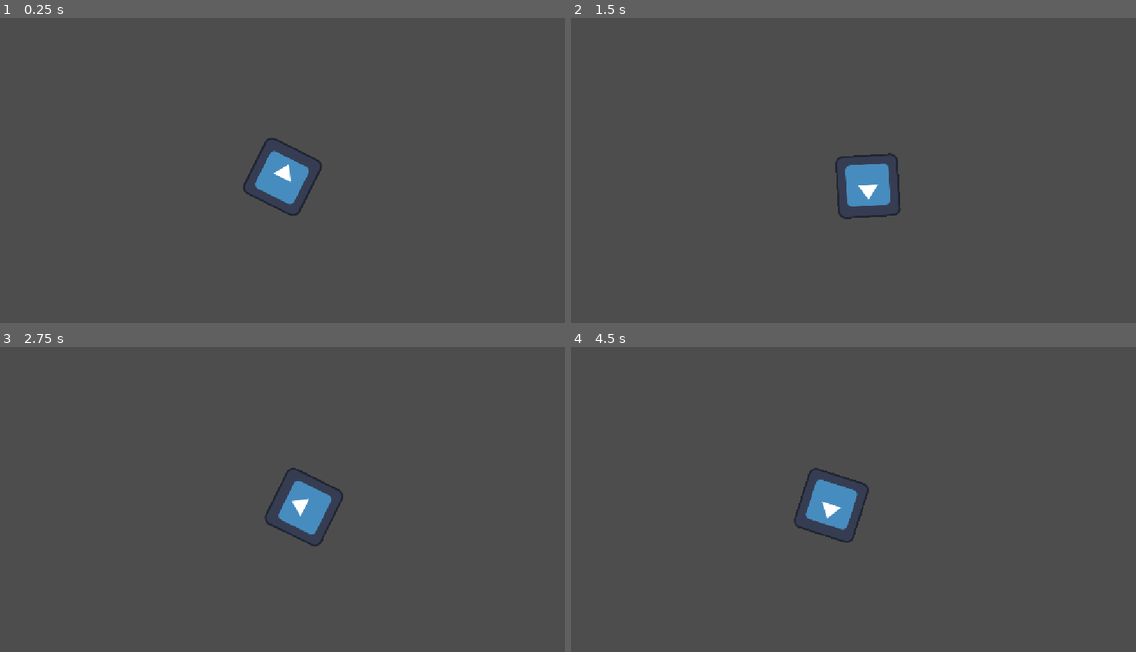
Above: before the commit, frames 1-4 (two rows, left to right).
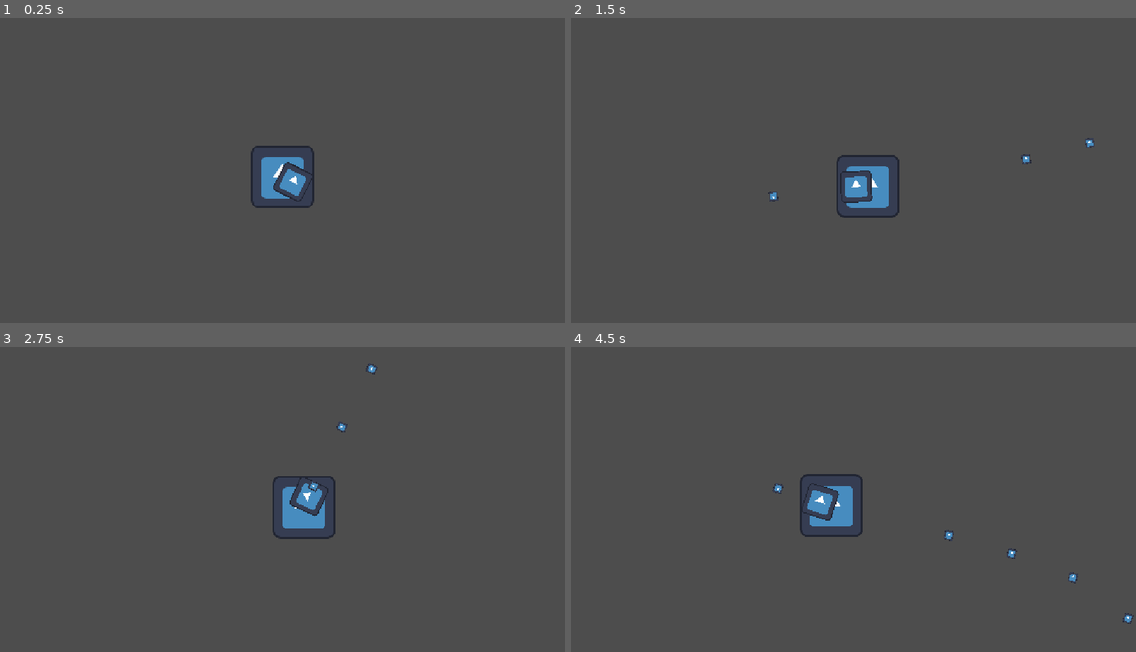
Above: after the commit, the same moments.

Repository: Minkqwqw/abyssal-survival-the-game
Game: Godot game, scene res://Scenes/player.tscn
Same seed, same stepped clock (60 frames per second), same inputs: the game is played once before the commit and once after it. The engine's default icon, where the game draws it, is replaced by a stand-in: a white triangle on a blue panel in a dark square.
Inputs (mouse positions are in pixels of both pictures, inside the frame that each line leads up to):
- Up to frame 1 (0.25 s): no input
- Up to frame 2 (1.5 s): tap Enter at 0.5 s; move the mouse to (977, 161) at 0.52 s; press the mouse at (977, 161) at 0.53 s; hold D (move_right) 0.53-1.28 s; tap Space (dash) at 0.6 s; move the mouse to (740, 191) at 1.27 s; release the mouse at (740, 191) at 1.28 s; hold S (move_down) from 1.28 s (still down); click (740, 191) at 1.35 s
- Up to frame 3 (2.75 s): tap Space (dash) at 1.55, 2.1 s; move the mouse to (339, 435) at 2.02 s; release S (move_down) at 2.03 s; press the mouse at (339, 435) at 2.03 s; hold D (move_right) from 2.03 s (still down)
- Up to frame 4 (4.5 s): move the mouse to (825, 569) at 2.77 s; release D (move_right) at 2.78 s; release the mouse at (825, 569) at 2.78 s; hold W (move_up) 2.78-3.53 s; click (825, 569) at 2.85 s; tap Space (dash) at 3.05, 3.6 s; move the mouse to (1023, 554) at 3.52 s; press the mouse at (1023, 554) at 3.53 s; hold A (move_left) from 3.53 s (still down); move the mouse to (684, 456) at 4.27 s; release the mouse at (684, 456) at 4.28 s; click (684, 456) at 4.35 s

The runs differ from the first frame. In frame 1, 1.0% of the frame differs, in the area x 43-57%, y 39-65%; in frame 2, 0.7%; in frame 3, 1.1%; in frame 4, 1.1%, in the area x 35-100%, y 39-91%.

Commit message:
buat player, ada senjata dan bisa nembak dari senjata

Diff:
--- a/Scenes/bullet.tscn
+++ b/Scenes/bullet.tscn
@@ -6,6 +6,8 @@
 [sub_resource type="CircleShape2D" id="CircleShape2D_w85yv"]
 
 [node name="Bullet" type="Area2D" unique_id=1159597461]
+collision_layer = 4
+collision_mask = 2
 script = ExtResource("1_oduel")
 
 [node name="Sprite2D" type="Sprite2D" parent="." unique_id=1035827738]
--- a/Scenes/player.tscn
+++ b/Scenes/player.tscn
@@ -1,16 +1,15 @@
 [gd_scene format=3 uid="uid://dj0yny2jftfsa"]
 
 [ext_resource type="Script" uid="uid://ddjam7fv4in81" path="res://Scripts/player.gd" id="1_v0iea"]
-[ext_resource type="Texture2D" uid="uid://c8axh4efoy0rv" path="res://icon.svg" id="2_cvnsp"]
+[ext_resource type="PackedScene" uid="uid://457isggc8spn" path="res://Scenes/weapon.tscn" id="2_6t5aa"]
+[ext_resource type="Texture2D" uid="uid://c8axh4efoy0rv" path="res://icon.svg" id="3_vgqql"]
 
 [sub_resource type="RectangleShape2D" id="RectangleShape2D_vr4ea"]
 size = Vector2(104, 90)
 
-[node name="Player" type="CharacterBody2D" unique_id=1403116106]
+[node name="Player" type="CharacterBody2D" unique_id=1403116106 groups=["player"]]
 script = ExtResource("1_v0iea")
-
-[node name="Sprite2D" type="Sprite2D" parent="." unique_id=39701378]
-texture = ExtResource("2_cvnsp")
+weapon_scene = ExtResource("2_6t5aa")
 
 [node name="CollisionShape2D" type="CollisionShape2D" parent="." unique_id=1486630122]
 shape = SubResource("RectangleShape2D_vr4ea")
@@ -19,8 +18,10 @@
 
 [node name="DashCooldown" type="Timer" parent="." unique_id=1263136845]
 
-[node name="Muzzle" type="Marker2D" parent="." unique_id=1649043597]
-position = Vector2(30, 0)
-
 [node name="Camera2D" type="Camera2D" parent="." unique_id=228376045]
 position_smoothing_enabled = true
+
+[node name="Sprite2D" type="Sprite2D" parent="." unique_id=2050214166]
+texture = ExtResource("3_vgqql")
+
+[node name="WeaponPivot" type="Node2D" parent="." unique_id=662160393]
--- /dev/null
+++ b/Scenes/weapon.tscn
@@ -0,0 +1,16 @@
+[gd_scene format=3 uid="uid://457isggc8spn"]
+
+[ext_resource type="Script" uid="uid://dqiry8757fg4" path="res://Scripts/weapon.gd" id="1_e1ly8"]
+[ext_resource type="Texture2D" uid="uid://c8axh4efoy0rv" path="res://icon.svg" id="1_er6cq"]
+[ext_resource type="PackedScene" uid="uid://ojdpb4b57cbd" path="res://Scenes/bullet.tscn" id="2_l036s"]
+
+[node name="Weapon" type="Node2D" unique_id=1337593203]
+scale = Vector2(0.5, 0.5)
+script = ExtResource("1_e1ly8")
+bullet_scene = ExtResource("2_l036s")
+
+[node name="Sprite2D" type="Sprite2D" parent="." unique_id=1398299455]
+texture = ExtResource("1_er6cq")
+
+[node name="Muzzle" type="Marker2D" parent="." unique_id=1366364753]
+position = Vector2(20, 0)
--- a/Scripts/player.gd
+++ b/Scripts/player.gd
@@ -3,33 +3,34 @@
 signal health_changed(new_health: int)
 signal died
 
-
-@export var max_health: int = 5
-
 @export var speed: float = 250.0
 @export var acceleration: float = 1800.0
 @export var friction: float = 1400.0
+@export var max_health: int = 5
 
 @export_group("Dash")
 @export var dash_speed: float = 700.0
 @export var dash_duration: float = 0.15
 @export var dash_cooldown: float = 0.6
 
-@export_group("Shooting")
-@export var bullet_scene: PackedScene
-@export var fire_rate: float = 0.15
+@export_group("Weapon")
+@export var weapon_scene: PackedScene
+@export var weapon_offset: Vector2 = Vector2(24, 0)
 
-@onready var muzzle: Marker2D = $Muzzle
+@onready var weapon_pivot: Node2D = $WeaponPivot
 @onready var dash_timer: Timer = $DashTimer
 @onready var dash_cooldown_timer: Timer = $DashCooldown
 
+var health: int
+var weapon: Node2D = null
 var is_dashing: bool = false
 var dash_direction: Vector2 = Vector2.ZERO
-var can_shoot: bool = true
-var health: int = max_health
 
 
 func _ready() -> void:
+	health = max_health
+	add_to_group("player")
+
 	dash_timer.wait_time = dash_duration
 	dash_timer.one_shot = true
 	dash_timer.timeout.connect(_on_dash_finished)
@@ -37,9 +38,10 @@
 	dash_cooldown_timer.wait_time = dash_cooldown
 	dash_cooldown_timer.one_shot = true
 
+	_equip_weapon(weapon_scene)
+
 
 func _physics_process(delta: float) -> void:
-	_aim_at_mouse()
 
 	if is_dashing:
 		velocity = dash_direction * dash_speed
@@ -49,10 +51,34 @@
 		if Input.is_action_just_pressed("dash"):
 			_start_dash()
 
-	if Input.is_action_pressed("shoot") and can_shoot:
-		_shoot()
+	move_and_slide()
 
-	move_and_slide()
+	_aim_weapon()
+
+	if Input.is_action_pressed("shoot") and weapon and not is_dashing:
+		weapon.shoot()
+
+
+func _equip_weapon(scene: PackedScene) -> void:
+	# Hapus senjata lama kalau ada (berguna kalau nanti mau ganti senjata)
+	if weapon:
+		weapon.queue_free()
+		weapon = null
+
+	if scene == null:
+		return
+
+	weapon = scene.instantiate()
+	weapon.position = weapon_offset
+	weapon_pivot.add_child(weapon)
+
+
+func _aim_weapon() -> void:
+	var mouse_pos := get_global_mouse_position()
+	weapon_pivot.rotation = (mouse_pos - global_position).angle()
+
+	# Flip senjata supaya tidak terbalik saat membidik ke kiri
+	weapon_pivot.scale.y = -1.0 if mouse_pos.x < global_position.x else 1.0
 
 
 func _handle_movement(delta: float) -> void:
@@ -64,19 +90,14 @@
 		velocity = velocity.move_toward(Vector2.ZERO, friction * delta)
 
 
-func _aim_at_mouse() -> void:
-	look_at(get_global_mouse_position())
-
-
 func _start_dash() -> void:
 	if not dash_cooldown_timer.is_stopped():
 		return
 
 	var input_dir := Input.get_vector("move_left", "move_right", "move_up", "move_down")
 
-	# Kalau tidak sedang menekan arah, dash ke arah mouse
 	if input_dir == Vector2.ZERO:
-		dash_direction = Vector2.RIGHT.rotated(rotation)
+		dash_direction = (get_global_mouse_position() - global_position).normalized()
 	else:
 		dash_direction = input_dir.normalized()
 
@@ -89,23 +110,7 @@
 	is_dashing = false
 
 
-func _shoot() -> void:
-	if bullet_scene == null:
-		return
-
-	can_shoot = false
-
-	var bullet = bullet_scene.instantiate()
-	bullet.global_position = muzzle.global_position
-	bullet.rotation = rotation
-	get_tree().current_scene.add_child(bullet)
-
-	await get_tree().create_timer(fire_rate).timeout
-	can_shoot = true
-
-
 func take_damage(amount: int) -> void:
-	# I-frame saat dash: tidak menerima damage
 	if is_dashing:
 		return
 
--- /dev/null
+++ b/Scripts/weapon.gd
@@ -0,0 +1,24 @@
+extends Node2D
+
+@export var bullet_scene: PackedScene
+@export var fire_rate: float = 0.15
+@export var spread_degrees: float = 0.0   # isi mis. 5.0 untuk peluru agak menyebar
+
+@onready var muzzle: Marker2D = $Muzzle
+
+var can_shoot: bool = true
+
+
+func shoot() -> void:
+	if not can_shoot or bullet_scene == null:
+		return
+
+	can_shoot = false
+
+	var bullet = bullet_scene.instantiate()
+	get_tree().current_scene.add_child(bullet)
+	bullet.global_position = muzzle.global_position
+	bullet.global_rotation = muzzle.global_rotation + deg_to_rad(randf_range(-spread_degrees, spread_degrees))
+
+	await get_tree().create_timer(fire_rate).timeout
+	can_shoot = true
--- a/project.godot
+++ b/project.godot
@@ -59,4 +59,5 @@
 
 [rendering]
 
+textures/canvas_textures/default_texture_filter=0
 rendering_device/driver.windows="d3d12"
Not shown, added: Scripts/weapon.gd.uid
